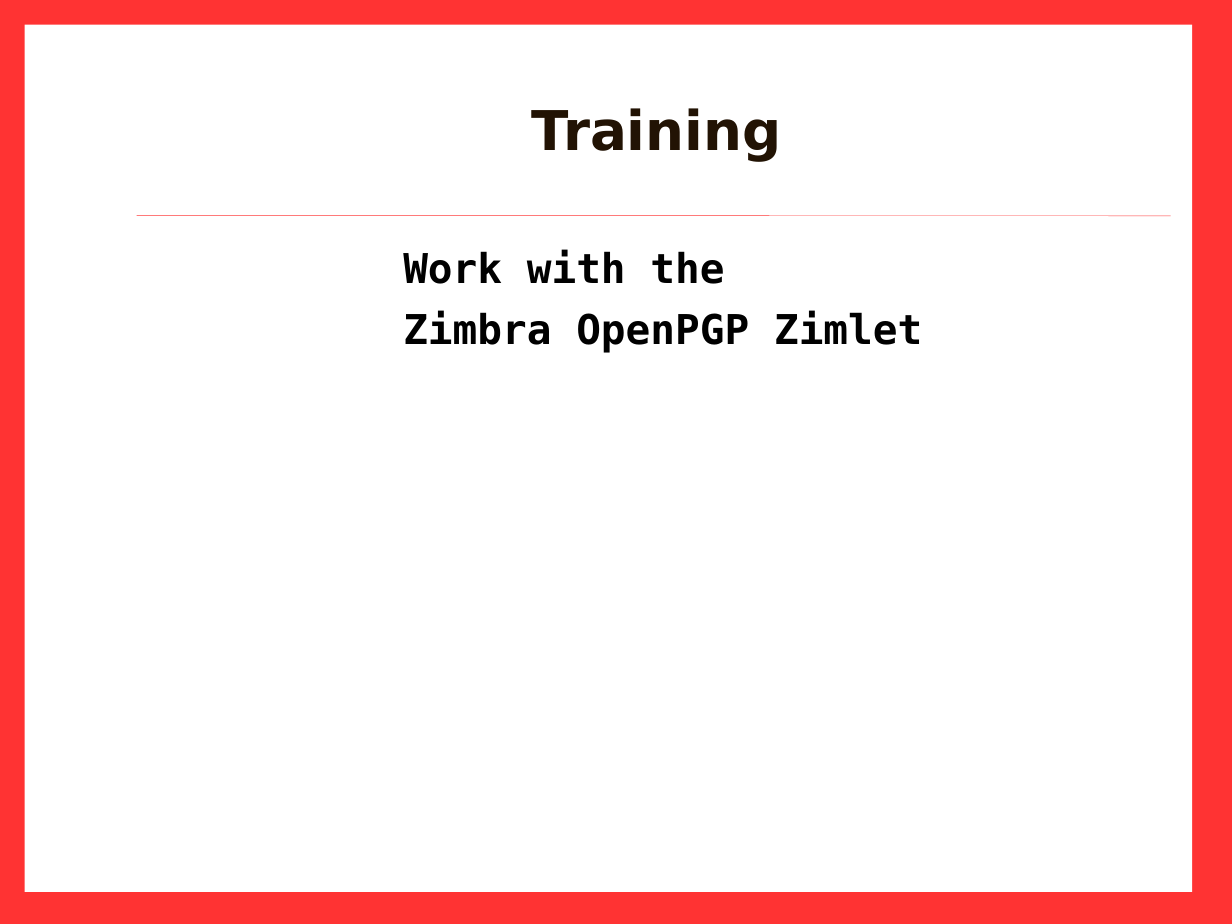
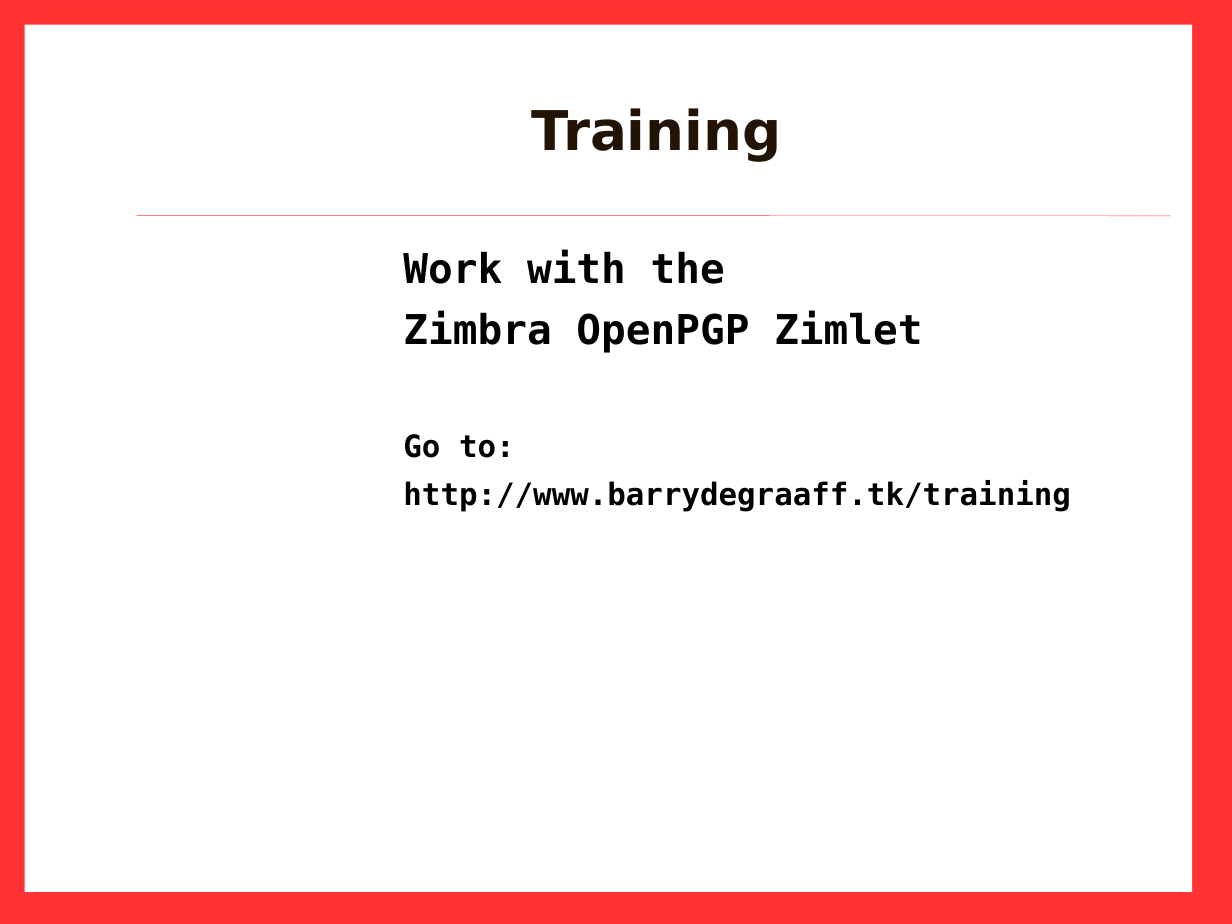
Before and after one commit to Zimbra-Community/pgp-zimlet, a slide deck: slide 26 of demo-training/PGP_0511-Barry.ppt. Drawn at 1232x924 pixels with LibreOffice and Linux fonts; fonts in the diff are those of the drawing; background and template pictures are left out. Boxes give left, top, right and bottom in pixels: in the first picture for what was removed or moved away, otherwise in the second. Text is boxed around its words. In the diff, an @@ line names an element or a change of style, - is before the commit and + after.

Commit message:
adding training exercises

```diff
--- a/demo-training/PGP_0511-Barry.ppt
+++ b/demo-training/PGP_0511-Barry.ppt
@@ text at <box>403,434,1070,512</box>: paragraphs added @@
+Go to:
+http://www.barrydegraaff.tk/training
```
Also in this commit, not shown: 1 other file.
